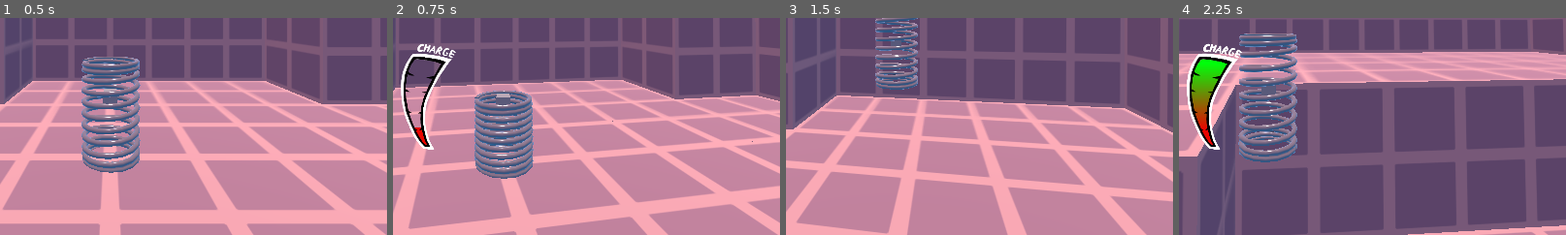
Above: before the commit, frames 1-4 (left to right).
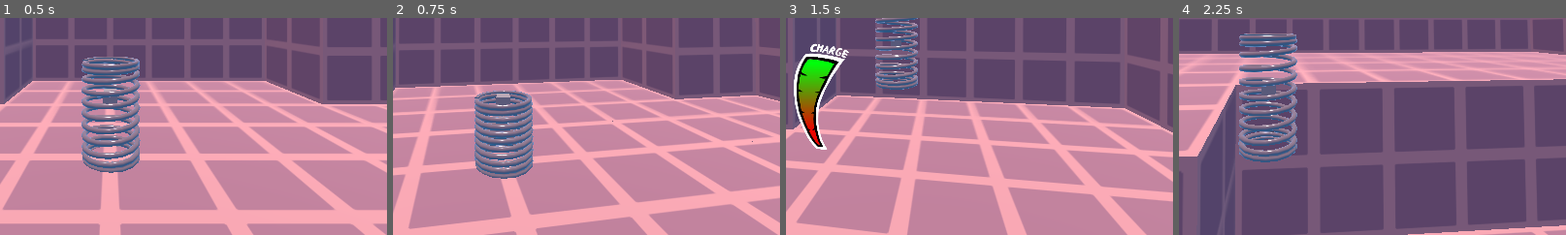
Above: after the commit, the same moments.

Repository: Althories/springstar
Game: Godot game, scene res://Scenes/Levels/main.tscn
The game is run twice, just before and just after one commit, with the same random seed, the same clock (stepped at 60 frames per second) and the same inputs.
Inputs (mouse positions are % of the whole screen's width and height, from its top left):
- Up to frame 1 (0.5 s): no input
- Up to frame 2 (0.75 s): move the mouse to (55, 50) at 0.52 s; hold W (move_forward) from 0.53 s (still down); hold Space (jump) from 0.53 s (still down)
- Up to frame 3 (1.5 s): keep holding W (move_forward); move the mouse to (45, 50) at 1.27 s; release Space (jump) at 1.28 s; click (45, 50) at 1.35 s
- Up to frame 4 (2.25 s): keep holding W (move_forward); tap Space (jump) at 1.52, 1.55, 1.82 s; move the mouse to (52, 48) at 2.02 s; hold Space (jump) from 2.03 s (still down)
The pictures show only the part of the screen within x 36-86%, y 50-100%; the shares and areas given below are measured in that part.

Frame 1 is identical in both runs. In frame 2, 1.8% of the frame differs, in the area x 2-17%, y 12-61%; in frame 3, 3.3%, in the area x 2-17%, y 11-61%; in frame 4, 3.3%.

Commit message:
Charge not visible in air

Diff:
--- a/Scenes/Levels/chargemeter.gd
+++ b/Scenes/Levels/chargemeter.gd
@@ -11,7 +11,8 @@
 	value = (spring.charge_velocity / 18.0) * max_value  # Scale charge % for UI
 
 func _process(float):
-	if Input.is_action_pressed("jump"):
+	if Input.is_action_pressed("jump") and spring.is_on_floor():
+		await get_tree().create_timer(0.2).timeout
 		visible = true
 	else:
 		visible = false
Not shown: 3 places in Assets/Models/test-blocks-v2.tres that only renumber resources
